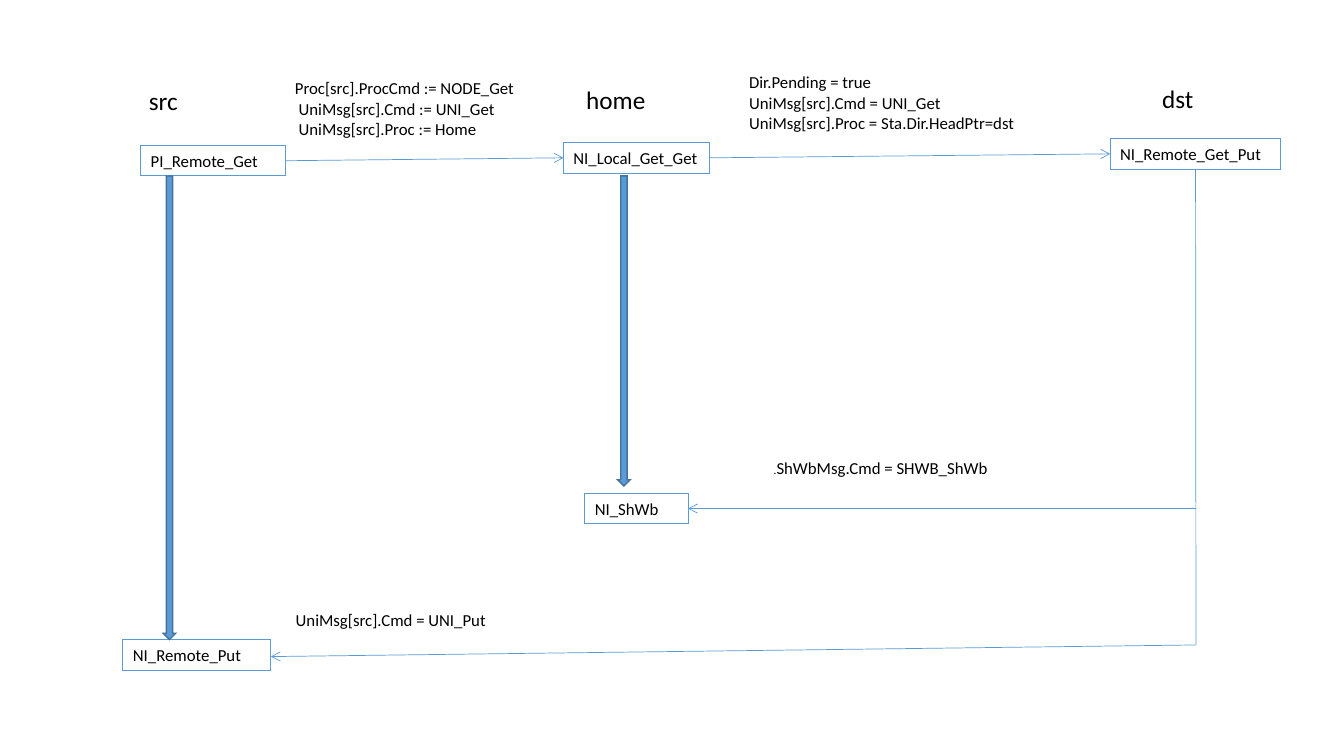
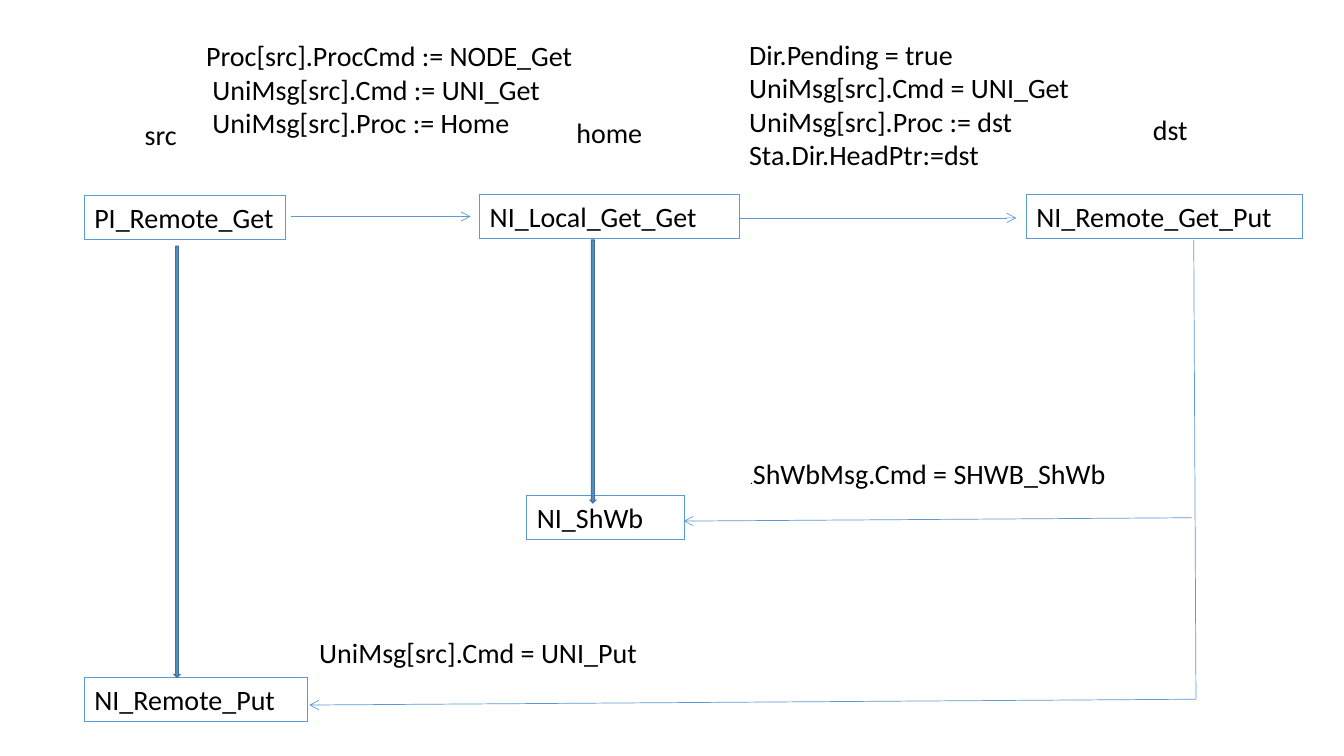
Before and after one commit to lyj238Gmail/atva2016, a slide deck: slide 1 of flow2.pptx. Drawn at 1344x756 pixels with LibreOffice and Linux fonts; fonts in the diff are those of the drawing. Boxes give left, top, right and bottom in pixels: in the first picture for what was removed or moved away, otherwise in the second. Text is boxed around its words. In the diff, an @@ line names an element or a change of style, - is before the commit and + after.

```diff
--- a/flow2.pptx
+++ b/flow2.pptx
@@ text "Proc[src].ProcCmd := NODE_Get": place and size @@
-text "Proc[src].ProcCmd := NODE_Get" at <box>295,82,513,138</box>
+text "Proc[src].ProcCmd := NODE_Get" at <box>206,45,572,138</box>
@@ text "Dir.Pending = true": place and size @@
-text "Dir.Pending = true" at <box>749,76,1014,132</box>
+text "Dir.Pending = true" at <box>749,45,1069,166</box>
@@ text at <box>749,45,1069,103</box>: size 12 to 20 pt in "Dir.Pending = true", "UniMsg[src].Cmd = UNI_Get" @@
@@ size 18 to 20 pt in 3 elements at <box>1153,120,1188,141</box>, <box>576,123,642,144</box>, <box>145,131,177,146</box> @@
@@ text "src": place and size @@
-text "src" at <box>149,97,178,111</box>
+text "src" at <box>145,131,177,146</box>
@@ text "home": place and size @@
-text "home" at <box>586,91,645,109</box>
+text "home" at <box>576,123,642,144</box>
@@ text at <box>749,111,1012,166</box>: text changed; size 12 to 20 pt @@
-UniMsg[src].Proc = Sta.Dir.HeadPtr=dst
+UniMsg[src].Proc := dst
+Sta.Dir.HeadPtr:=dst
@@ text "dst": place and size @@
-text "dst" at <box>1162,90,1193,108</box>
+text "dst" at <box>1153,120,1188,141</box>
@@ rectangle "PI_Remote_Get": place and size @@
-rectangle "PI_Remote_Get" at <box>141,145,286,175</box>
+rectangle "PI_Remote_Get" at <box>85,196,286,240</box>
@@ size 12 to 20 pt in 8 elements at <box>527,496,685,540</box>, <box>206,45,572,138</box>, <box>753,464,1106,489</box>, <box>85,678,309,722</box>, <box>85,196,286,240</box>, <box>1026,195,1303,239</box>, <box>319,642,637,668</box>, <box>480,195,739,239</box> @@
@@ rectangle "NI_Local_Get_Get": place and size @@
-rectangle "NI_Local_Get_Get" at <box>564,142,710,172</box>
+rectangle "NI_Local_Get_Get" at <box>480,195,739,239</box>
@@ rectangle "NI_Remote_Get_Put": place and size @@
-rectangle "NI_Remote_Get_Put" at <box>1110,139,1280,169</box>
+rectangle "NI_Remote_Get_Put" at <box>1026,195,1303,239</box>
@@ arrow moved from (285, 160) - (564, 158) to (290, 217) - (471, 217) @@
@@ arrow moved from (710, 158) - (1110, 154) to (740, 218) - (1016, 218) @@
@@ down arrow: place and size @@
-down arrow at <box>163,176,175,640</box>
+down arrow at <box>174,246,179,677</box>
@@ down arrow at <box>174,246,179,677</box>: mirrored @@
@@ down arrow: place and size @@
-down arrow at <box>618,176,631,487</box>
+down arrow at <box>591,240,596,503</box>
@@ line moved from (1196, 169) - (1197, 645) to (1194, 240) - (1197, 700) @@
@@ text ".ShWbMsg.Cmd = SHWB_ShWb": place and size @@
-text ".ShWbMsg.Cmd = SHWB_ShWb" at <box>777,462,988,477</box>
+text ".ShWbMsg.Cmd = SHWB_ShWb" at <box>753,464,1106,489</box>
@@ rectangle "NI_ShWb": place and size @@
-rectangle "NI_ShWb" at <box>585,493,688,523</box>
+rectangle "NI_ShWb" at <box>527,496,685,540</box>
@@ arrow moved from (1197, 509) - (689, 509) to (1192, 518) - (684, 521) @@
@@ text "UniMsg[src].Cmd = UNI_Put": place and size @@
-text "UniMsg[src].Cmd = UNI_Put" at <box>296,614,485,629</box>
+text "UniMsg[src].Cmd = UNI_Put" at <box>319,642,637,668</box>
@@ rectangle "NI_Remote_Put": place and size @@
-rectangle "NI_Remote_Put" at <box>123,639,271,669</box>
+rectangle "NI_Remote_Put" at <box>85,678,309,722</box>
@@ arrow moved from (1196, 645) - (271, 656) to (1197, 700) - (310, 705) @@
```
Also in this commit, not shown: 13 other files.
